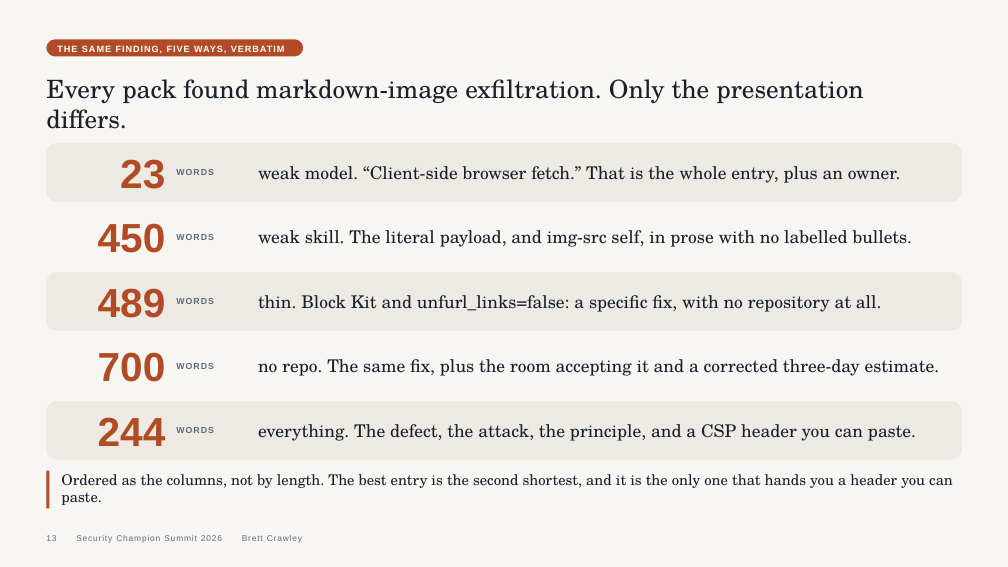
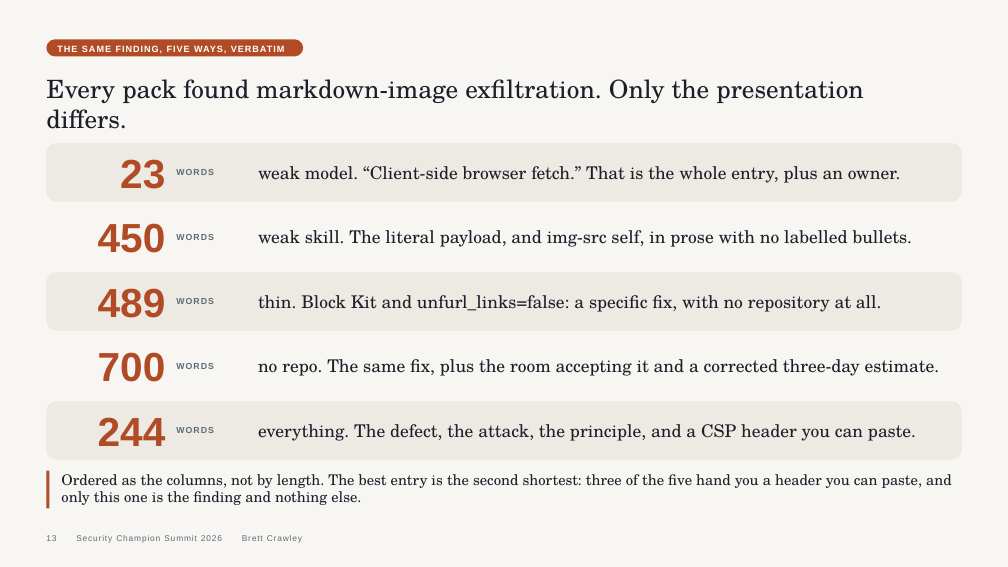
Before and after one commit to BrettCrawley/SCS2026Talk-Resources, a slide deck: slide 13 of talk/the-threat-model-was-never-the-point.pptx. Drawn at 1008x567 pixels with LibreOffice and Linux fonts; fonts in the diff are those of the drawing. Boxes give left, top, right and bottom in pixels: in the first picture for what was removed or moved away, otherwise in the second. Text is boxed around its words. In the diff, an @@ line names an element or a change of style, - is before the commit and + after.

Commit message:
Small correction to presentation

```diff
--- a/talk/the-threat-model-was-never-the-point.pptx
+++ b/talk/the-threat-model-was-never-the-point.pptx
@@ text at <box>61,474,952,505</box>: text changed @@
-Ordered as the columns, not by length. The best entry is the second shortest, and it is the only one that hands you a header you can paste.
+Ordered as the columns, not by length. The best entry is the second shortest: three of the five hand you a header you can paste, and only this one is the finding and nothing else.
```
